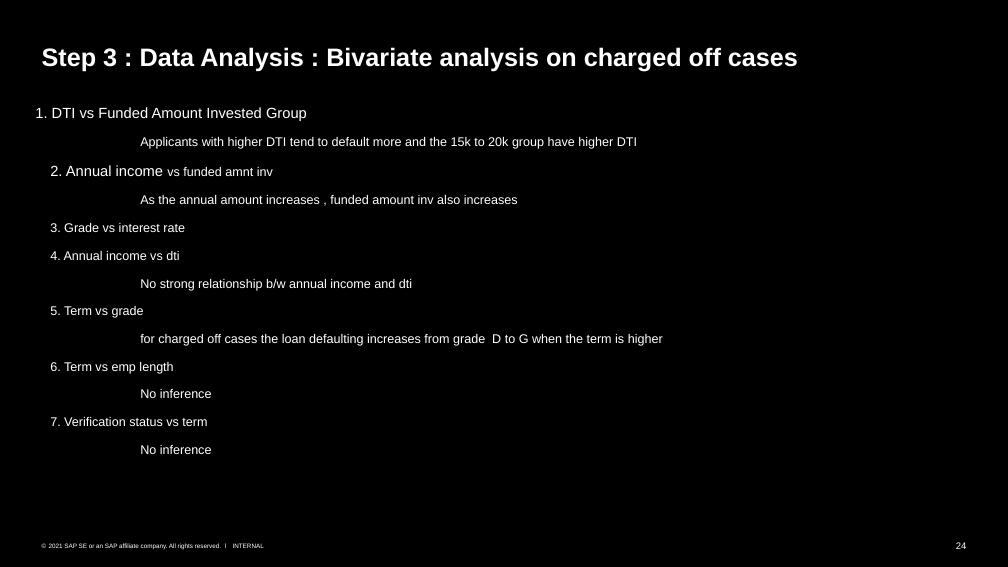
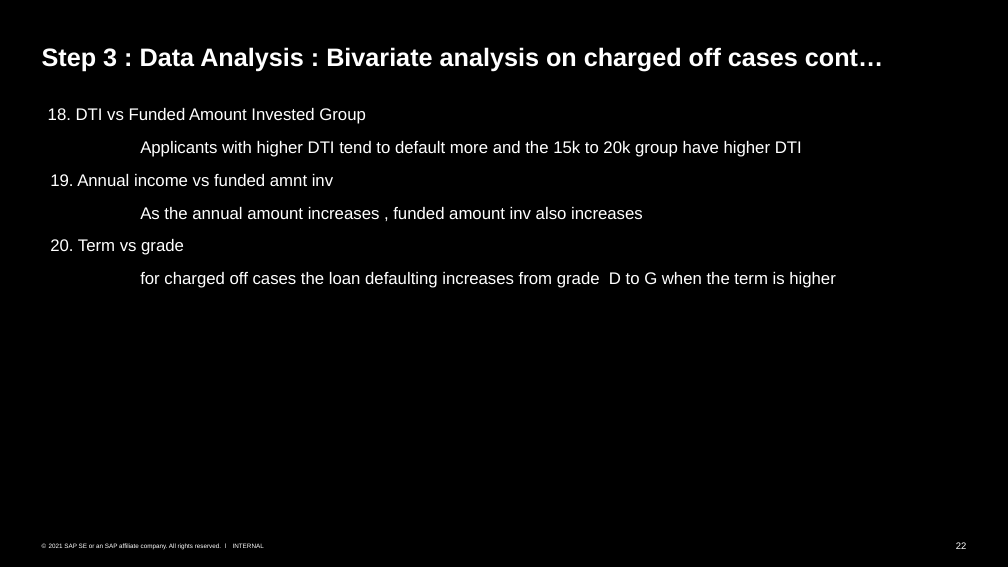
Before and after one commit to Monika1244/Lending_Club_Case_Study, a slide deck: slide 22 of Lending_Club_Case_Study.pptx (slide 24 before the commit). Drawn at 1008x567 pixels with LibreOffice and Linux fonts; fonts in the diff are those of the drawing. Boxes give left, top, right and bottom in pixels: in the first picture for what was removed or moved away, otherwise in the second. Text is boxed around its words. In the diff, an @@ line names an element or a change of style, - is before the commit and + after.

```diff
--- a/Lending_Club_Case_Study.pptx
+++ b/Lending_Club_Case_Study.pptx
@@ title at (x1=42, y1=47, x2=883, y2=72): text changed @@
-Step 3 : Data Analysis : Bivariate analysis on charged off cases
+Step 3 : Data Analysis : Bivariate analysis on charged off cases cont…
@@ text at (x1=48, y1=108, x2=366, y2=124): text changed; size 14 to 16 pt @@
-1. DTI vs Funded Amount Invested Group
+18. DTI vs Funded Amount Invested Group
@@ text at (x1=140, y1=141, x2=836, y2=288): size 12 to 16 pt in "Applicants with higher DTI tend to default ...", "As the annual amount increases , funded ...", "for charged off cases the loan defaulting ..." @@
@@ text at (x1=50, y1=174, x2=333, y2=186): text changed; size 12 to 16 pt @@
-  2. Annual income vs funded amnt inv
+  19. Annual income vs funded amnt inv
@@ text at (x1=50, y1=239, x2=184, y2=255): text changed; size 12 to 16 pt @@
-  3. Grade vs interest rate
-  4. Annual income vs dti
-  No strong relationship b/w annual income and dti
-  5. Term vs grade
+  20. Term vs grade
@@ text at (x1=50, y1=362, x2=212, y2=454): paragraphs removed @@
-  6. Term vs emp length
-  No inference
-  7. Verification status vs term
-  No inference
@@ page number at (x1=956, y1=542, x2=967, y2=549): text changed @@
-24
+22
```
Also in this commit, not shown: 19 other slides changed, 2 slides removed.
